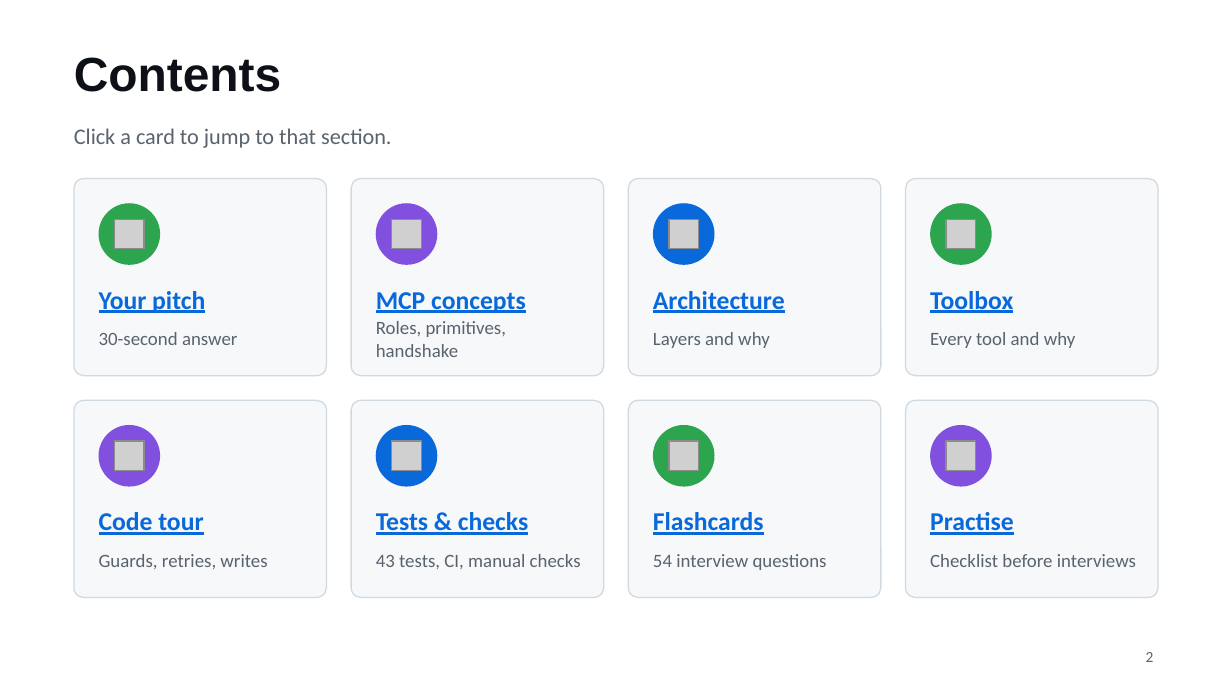
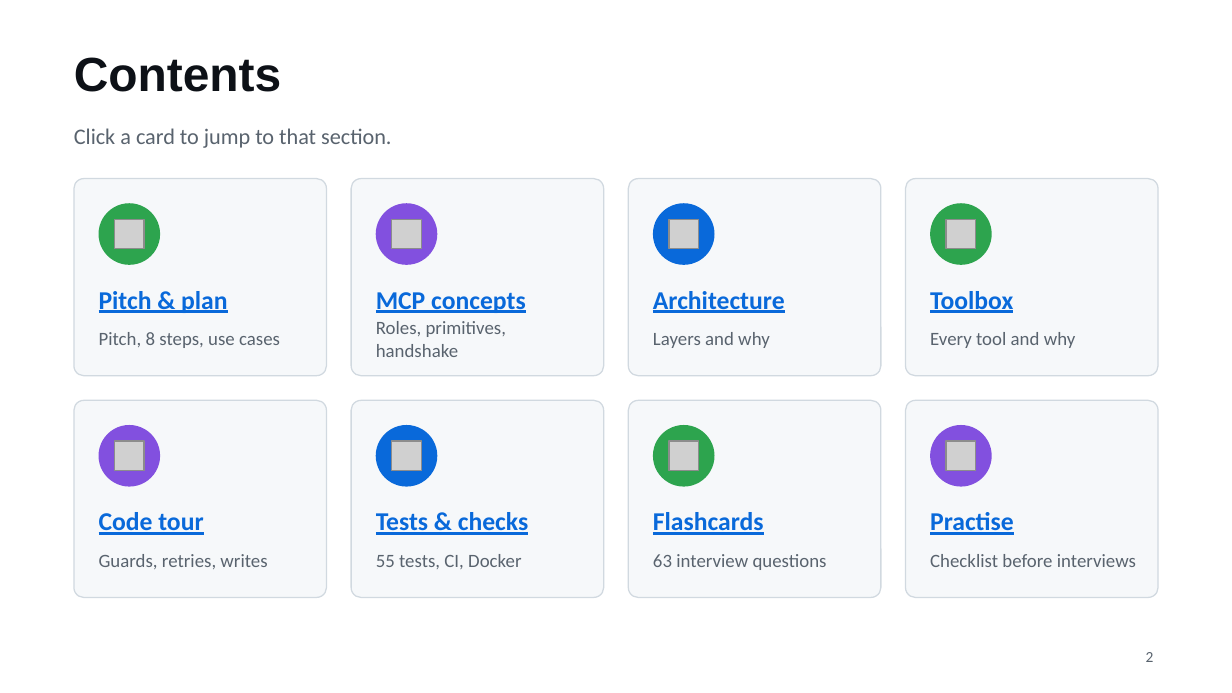
Before and after one commit to prasad976999/github-mcp-server, a slide deck: slide 2 of docs/STUDY-GUIDE.pptx. Drawn at 1232x693 pixels with LibreOffice and Linux fonts; fonts in the diff are those of the drawing; grey boxes stand for pictures. Boxes give left, top, right and bottom in pixels: in the first picture for what was removed or moved away, otherwise in the second. Text is boxed around its words. In the diff, an @@ line names an element or a change of style, - is before the commit and + after.

```diff
--- a/docs/STUDY-GUIDE.pptx
+++ b/docs/STUDY-GUIDE.pptx
@@ text at <box>99,291,227,313</box>: text changed @@
-Your pitch
+Pitch & plan
@@ text at <box>99,332,280,348</box>: text changed @@
-30-second answer
+Pitch, 8 steps, use cases
@@ text at <box>376,554,521,569</box>: text changed @@
-43 tests, CI, manual checks
+55 tests, CI, Docker
@@ text at <box>653,554,827,570</box>: text changed @@
-54 interview questions
+63 interview questions
```
Also in this commit, not shown: 64 other slides changed, 23 slides added, 19 other files.
